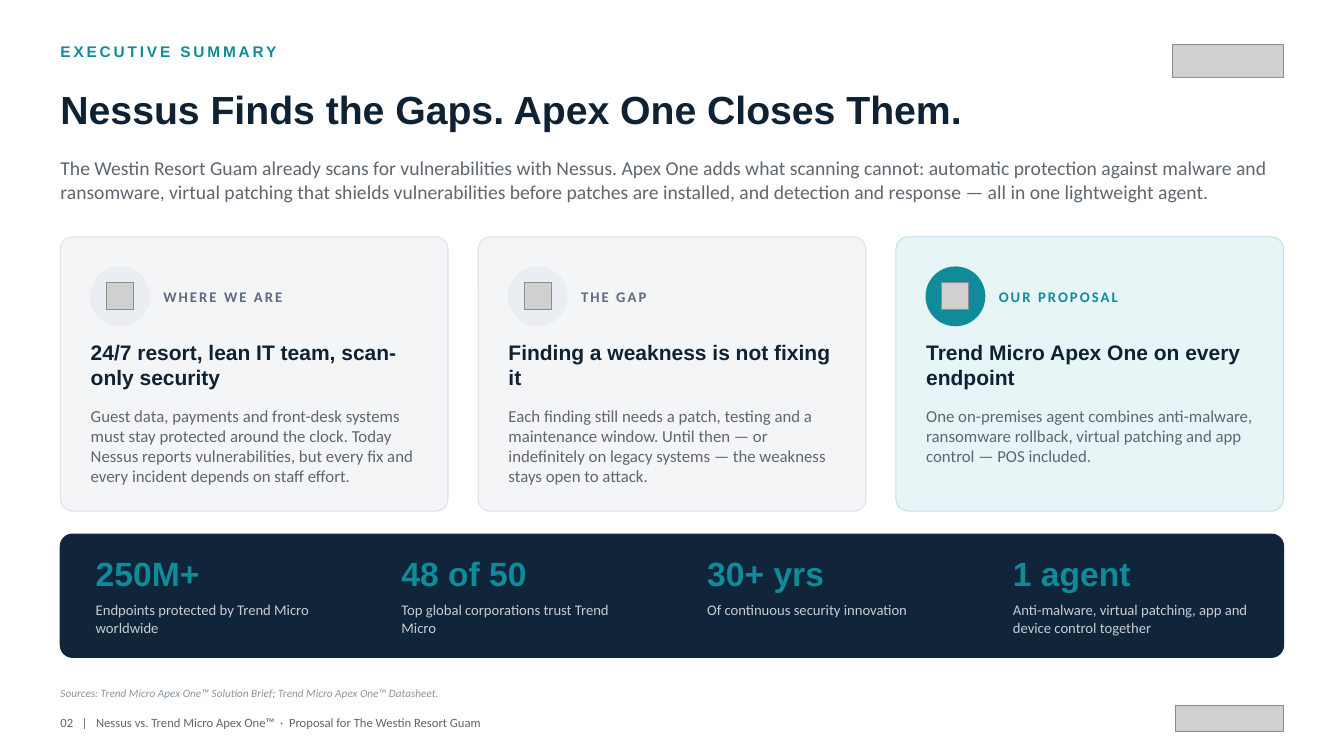
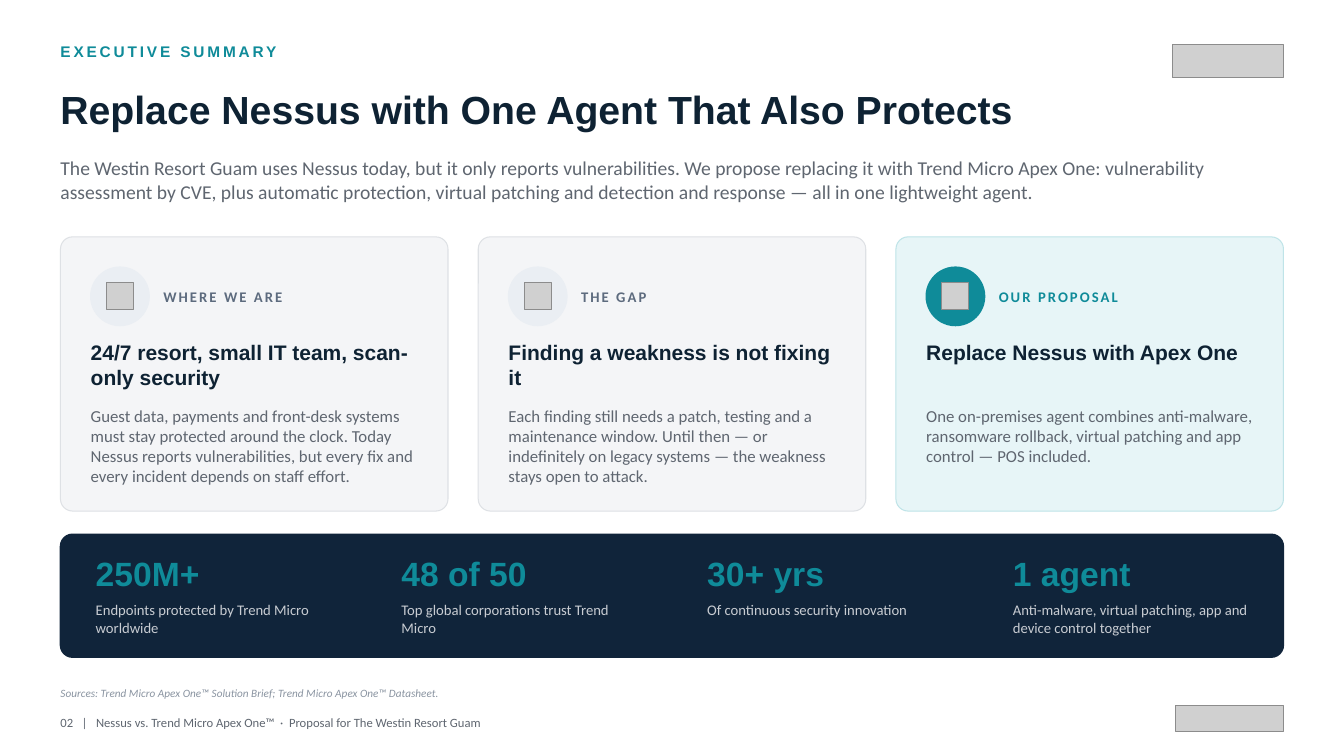
Before and after one commit to BigLee-Creator/Recommendations, a slide deck: slide 2 of ENG._Nessus_vs_Trend_Micro_Apex_One_Proposal_for_Westin_Resort_Guam_SECUKOREA.pptx. Drawn at 1344x756 pixels with LibreOffice and Linux fonts; fonts in the diff are those of the drawing; grey boxes stand for pictures. Boxes give left, top, right and bottom in pixels: in the first picture for what was removed or moved away, otherwise in the second. Text is boxed around its words. In the diff, an @@ line names an element or a change of style, - is before the commit and + after.

```diff
--- a/ENG._Nessus_vs_Trend_Micro_Apex_One_Proposal_for_Westin_Resort_Guam_SECUKOREA.pptx
+++ b/ENG._Nessus_vs_Trend_Micro_Apex_One_Proposal_for_Westin_Resort_Guam_SECUKOREA.pptx
@@ text at [60, 95, 1013, 132]: text changed @@
-Nessus Finds the Gaps. Apex One Closes Them.
+Replace Nessus with One Agent That Also Protects
@@ text at [60, 161, 1204, 203]: text changed @@
-The Westin Resort Guam already scans for vulnerabilities with Nessus. Apex One adds what scanning cannot: automatic protection against malware and ransomware, virtual patching that shields vulnerabilities before patches are installed, and detection and response — all in one lightweight agent.
+The Westin Resort Guam uses Nessus today, but it only reports vulnerabilities. We propose replacing it with Trend Micro Apex One: vulnerability assessment by CVE, plus automatic protection, virtual patching and detection and response — all in one lightweight agent.
@@ text at [91, 344, 408, 390]: text changed @@
-24/7 resort, lean IT team, scan-only security
+24/7 resort, small IT team, scan-only security
@@ text at [926, 344, 1238, 365]: text changed @@
-Trend Micro Apex One on every endpoint
+Replace Nessus with Apex One
```
Also in this commit, not shown: 5 other slides changed.
